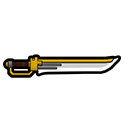
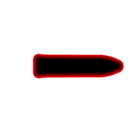
Layer changes from the first (128, 128) image to the second:
painted on "Layer 1" over [3,53,124,79]
